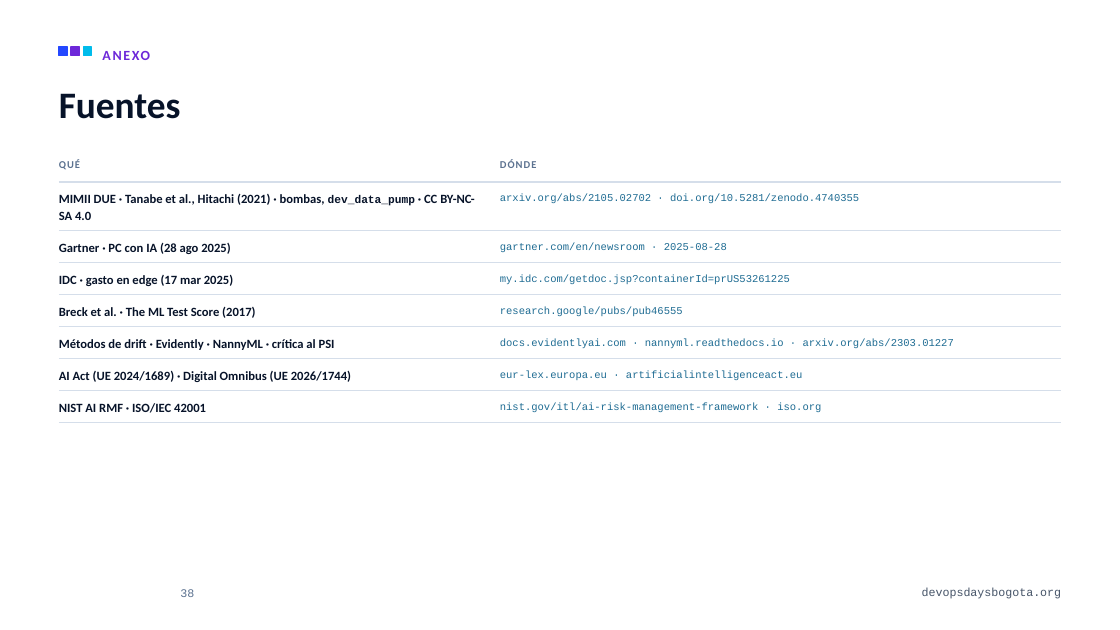
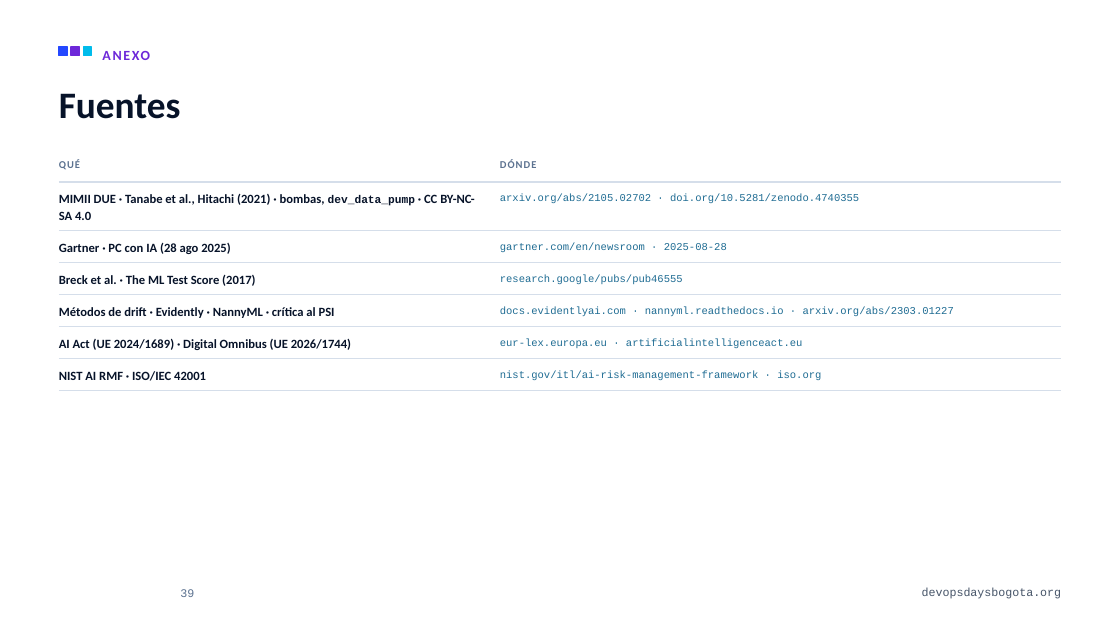
Before and after one commit to alejandro945/mlops-a-ciegas, a slide deck: slide 39 of talk/MLOps-a-ciegas-DevOpsDays-Bogota-2026.pptx (slide 38 before the commit). Drawn at 1120x630 pixels with LibreOffice and Linux fonts; fonts in the diff are those of the drawing; background and template pictures are left out. Boxes give left, top, right and bottom in pixels: in the first picture for what was removed or moved away, otherwise in the second. Text is boxed around its words. In the diff, an @@ line names an element or a change of style, - is before the commit and + after.

```diff
--- a/talk/MLOps-a-ciegas-DevOpsDays-Bogota-2026.pptx
+++ b/talk/MLOps-a-ciegas-DevOpsDays-Bogota-2026.pptx
@@ text removed at (x1=59, y1=275, x2=233, y2=286) @@
-IDC · gasto en edge (17 mar 2025)
@@ text removed at (x1=500, y1=274, x2=790, y2=284) @@
-my.idc.com/getdoc.jsp?containerId=prUS53261225
@@ 8 texts moved together from (x1=59, y1=306, x2=954, y2=413) to (x1=59, y1=274, x2=954, y2=381) @@
@@ line removed from (59, 423) to (1061, 423) @@
```
Also in this commit, not shown: 3 other slides changed, 1 slide added, 6 other files.
